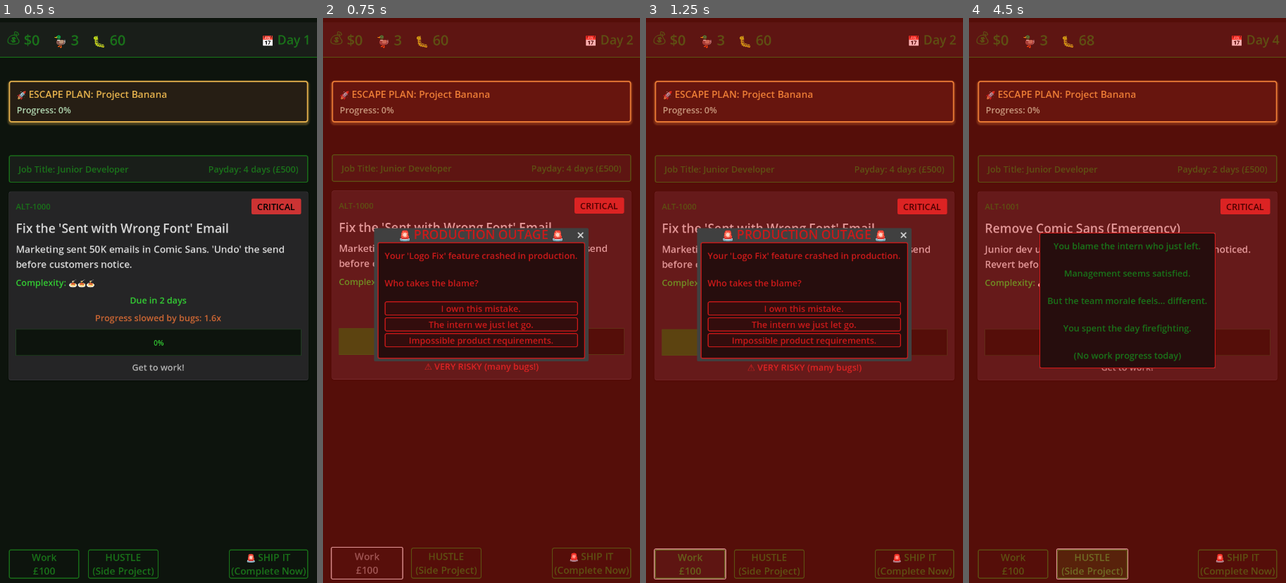
Above: before the commit, frames 1-4 (left to right).
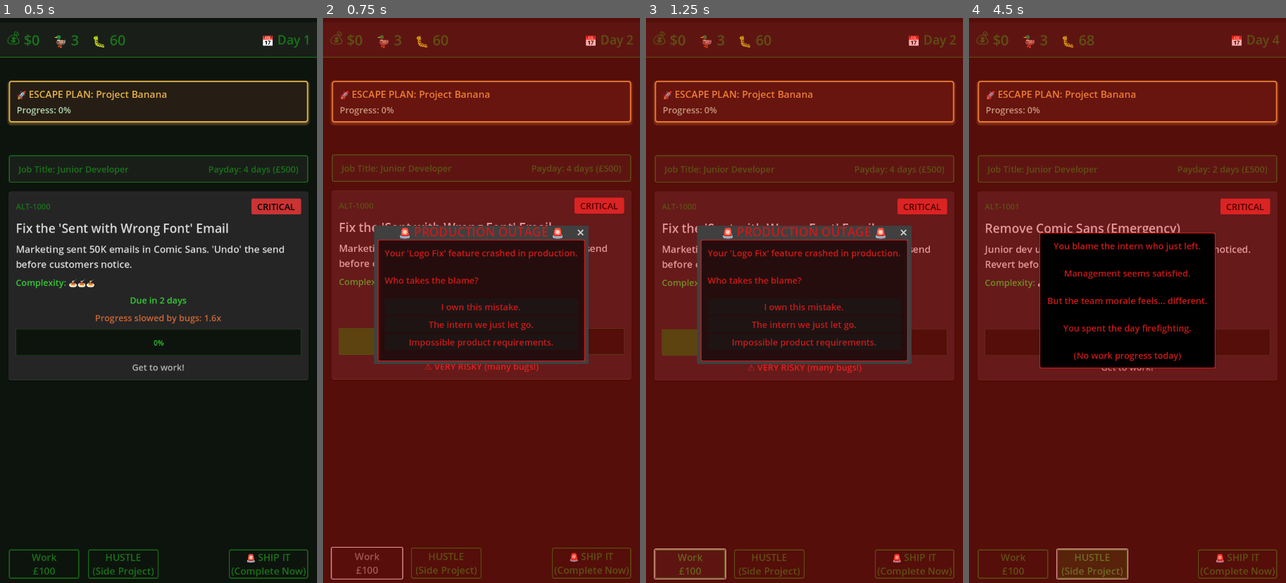
Above: after the commit, the same moments.

Repository: lmchoi/alt-f-this
Game: Godot game, scene res://scenes/game_ui.tscn
Two runs of this game, one before a commit and one after it. Both use one fixed random seed, a clock stepped at 60 frames per second and the inputs below.
Inputs:
- Up to frame 1 (0.5 s): no input
- Up to frame 2 (0.75 s): click "Work £100" at 0.5 s
- Up to frame 3 (1.25 s): no input
- Up to frame 4 (4.5 s): click "The intern we just let go." at 1.25 s; click "HUSTLE (Side Project)" at 2 s; click "🚨 SHIP IT (Complete Now)" at 2.75 s; click "Ship It Now" at 3.5 s; click "The intern we just let go." at 4.25 s

Frame 1 is identical in both runs. In frame 2, 3.9% of the frame differs, in the area x 16-84%, y 36-62%; in frame 3, 3.9%; in frame 4, 13%, in the area x 22-78%, y 38-62%.

Commit message:
Refactor outage components to use outage theme

Diff:
--- a/scenes/dialogs/outage_consequence_popup.tscn
+++ b/scenes/dialogs/outage_consequence_popup.tscn
@@ -1,23 +1,7 @@
-[gd_scene load_steps=3 format=3 uid="uid://cbvx8j3k2m5qr"]
+[gd_scene load_steps=2 format=3 uid="uid://cbvx8j3k2m5qr"]
 
 [ext_resource type="Script" path="res://scenes/dialogs/outage_consequence_popup.gd" id="1_consequence"]
-[ext_resource type="Theme" path="res://themes/dialog_theme.tres" id="2_dialog_theme"]
-
-[sub_resource type="StyleBoxFlat" id="StyleBoxFlat_outage_panel"]
-bg_color = Color(0.15, 0.05, 0.05, 1)
-border_width_left = 2
-border_width_top = 2
-border_width_right = 2
-border_width_bottom = 2
-border_color = Color(0.8, 0.1, 0.1, 1)
-corner_radius_top_left = 4
-corner_radius_top_right = 4
-corner_radius_bottom_right = 4
-corner_radius_bottom_left = 4
-content_margin_left = 16.0
-content_margin_top = 16.0
-content_margin_right = 16.0
-content_margin_bottom = 16.0
+[ext_resource type="Theme" path="res://themes/outage_theme.tres" id="2_outage_theme"]
 
 [node name="OutageConsequencePopup" type="PopupPanel"]
 initial_position = 1
@@ -25,8 +9,7 @@
 transparent_bg = false
 visible = true
 transparent = false
-theme = ExtResource("2_dialog_theme")
-theme_override_styles/panel = SubResource("StyleBoxFlat_outage_panel")
+theme = ExtResource("2_outage_theme")
 script = ExtResource("1_consequence")
 
 [node name="ConsequenceMessage" type="Label" parent="."]
--- a/scenes/dialogs/outage_dialog.tscn
+++ b/scenes/dialogs/outage_dialog.tscn
@@ -1,56 +1,19 @@
-[gd_scene load_steps=4 format=3 uid="uid://tcn5yq8brhx1"]
+[gd_scene load_steps=2 format=3 uid="uid://tcn5yq8brhx1"]
 
 [ext_resource type="Script" uid="uid://57tvoy16rd5j" path="res://scenes/dialogs/outage_dialog.gd" id="1_outage"]
-[ext_resource type="Theme" uid="uid://f4lrrcd0nn1k" path="res://themes/dialog_theme.tres" id="2_dialog_theme"]
-
-[sub_resource type="StyleBoxFlat" id="StyleBoxFlat_outage_panel"]
-bg_color = Color(0.15, 0.05, 0.05, 1)
-border_width_left = 2
-border_width_top = 2
-border_width_right = 2
-border_width_bottom = 2
-border_color = Color(0.8, 0.1, 0.1, 1)
-corner_radius_top_left = 4
-corner_radius_top_right = 4
-corner_radius_bottom_right = 4
-corner_radius_bottom_left = 4
-content_margin_left = 16.0
-content_margin_top = 16.0
-content_margin_right = 16.0
-content_margin_bottom = 16.0
-
-[sub_resource type="StyleBoxFlat" id="StyleBoxFlat_title_panel"]
-bg_color = Color(0.1, 0.03, 0.03, 1)
-border_width_bottom = 2
-border_color = Color(0.8, 0.1, 0.1, 1)
-
-[sub_resource type="StyleBoxFlat" id="StyleBoxFlat_button"]
-bg_color = Color(0.2, 0.05, 0.05, 1)
-border_width_left = 2
-border_width_top = 2
-border_width_right = 2
-border_width_bottom = 2
-border_color = Color(0.8, 0.1, 0.1, 1)
-corner_radius_top_left = 4
-corner_radius_top_right = 4
-corner_radius_bottom_right = 4
-corner_radius_bottom_left = 4
+[ext_resource type="Theme" path="res://themes/outage_theme.tres" id="2_outage_theme"]
 
 [node name="OutageDialog" type="AcceptDialog"]
 oversampling_override = 1.0
 initial_position = 1
 size = Vector2i(400, 200)
-theme = ExtResource("2_dialog_theme")
-theme_override_colors/title_color = Color(0.8, 0.1, 0.1, 1)
-theme_override_styles/panel = SubResource("StyleBoxFlat_outage_panel")
-theme_override_styles/title_panel = SubResource("StyleBoxFlat_title_panel")
+theme = ExtResource("2_outage_theme")
 script = ExtResource("1_outage")
 
 [node name="VBoxContainer" type="VBoxContainer" parent="."]
 
 [node name="MessageLabel" type="Label" parent="VBoxContainer"]
 layout_mode = 2
-theme_override_colors/font_color = Color(0.8, 0.1, 0.1, 1)
 text = "Message will appear here"
 
 [node name="Spacer" type="Control" parent="VBoxContainer"]
@@ -59,18 +22,12 @@
 
 [node name="ResponsibilityButton" type="Button" parent="VBoxContainer"]
 layout_mode = 2
-theme_override_colors/font_color = Color(0.8, 0.1, 0.1, 1)
-theme_override_styles/normal = SubResource("StyleBoxFlat_button")
 text = "I own this mistake."
 
 [node name="ScapegoatButton" type="Button" parent="VBoxContainer"]
 layout_mode = 2
-theme_override_colors/font_color = Color(0.8, 0.1, 0.1, 1)
-theme_override_styles/normal = SubResource("StyleBoxFlat_button")
 text = "The intern we just let go."
 
 [node name="SystemicButton" type="Button" parent="VBoxContainer"]
 layout_mode = 2
-theme_override_colors/font_color = Color(0.8, 0.1, 0.1, 1)
-theme_override_styles/normal = SubResource("StyleBoxFlat_button")
 text = "Impossible product requirements."
--- /dev/null
+++ b/themes/outage_theme.tres
@@ -0,0 +1,49 @@
+[gd_resource type="Theme" load_steps=4 format=3 uid="uid://outage_theme"]
+
+[sub_resource type="StyleBoxFlat" id="StyleBoxFlat_outage_panel"]
+bg_color = Color(0.15, 0.05, 0.05, 1)
+border_width_left = 2
+border_width_top = 2
+border_width_right = 2
+border_width_bottom = 2
+border_color = Color(0.8, 0.1, 0.1, 1)
+corner_radius_top_left = 4
+corner_radius_top_right = 4
+corner_radius_bottom_right = 4
+corner_radius_bottom_left = 4
+content_margin_left = 16.0
+content_margin_top = 16.0
+content_margin_right = 16.0
+content_margin_bottom = 16.0
+
+[sub_resource type="StyleBoxFlat" id="StyleBoxFlat_title_panel"]
+bg_color = Color(0.1, 0.03, 0.03, 1)
+border_width_bottom = 2
+border_color = Color(0.8, 0.1, 0.1, 1)
+
+[sub_resource type="StyleBoxFlat" id="StyleBoxFlat_popup_panel"]
+bg_color = Color(0, 0, 0, 1)
+border_width_left = 2
+border_width_top = 2
+border_width_right = 2
+border_width_bottom = 2
+border_color = Color(0.8, 0.1, 0.1, 1)
+corner_radius_top_left = 4
+corner_radius_top_right = 4
+corner_radius_bottom_right = 4
+corner_radius_bottom_left = 4
+content_margin_left = 16.0
+content_margin_top = 16.0
+content_margin_right = 16.0
+content_margin_bottom = 16.0
+
+[resource]
+AcceptDialog/colors/title_color = Color(0.8, 0.1, 0.1, 1)
+AcceptDialog/font_sizes/title_font_size = 28
+AcceptDialog/styles/panel = SubResource("StyleBoxFlat_outage_panel")
+AcceptDialog/styles/title_panel = SubResource("StyleBoxFlat_title_panel")
+Button/colors/font_color = Color(0.8, 0.1, 0.1, 1)
+Button/font_sizes/font_size = 20
+Label/colors/font_color = Color(0.8, 0.1, 0.1, 1)
+Label/font_sizes/font_size = 20
+PopupPanel/styles/panel = SubResource("StyleBoxFlat_popup_panel")
